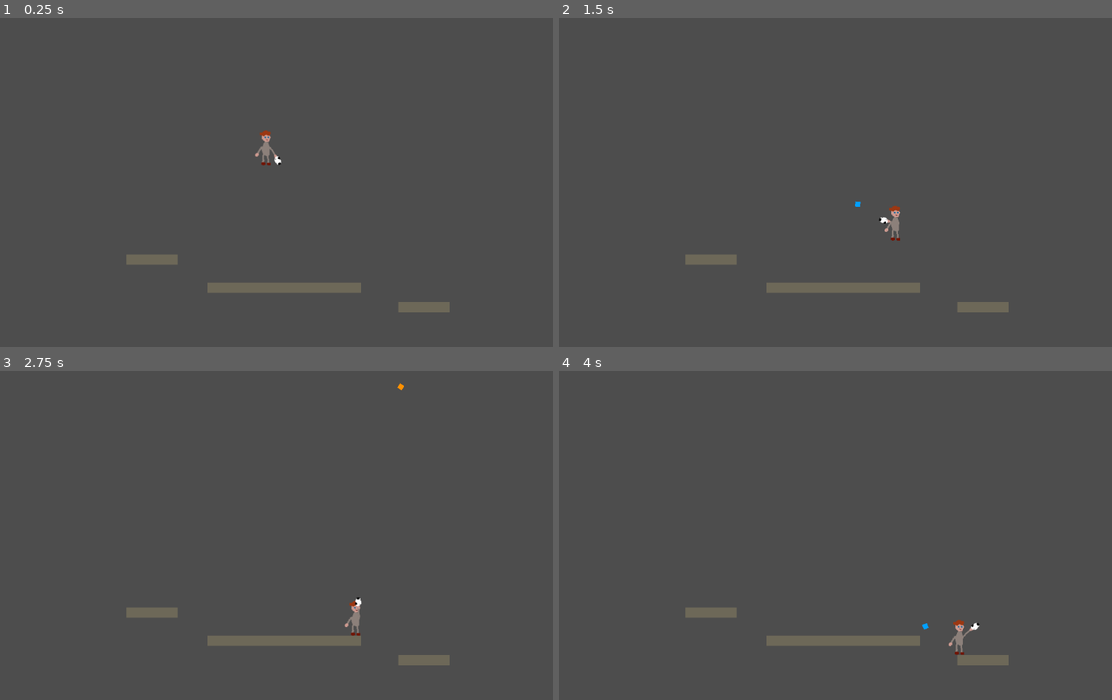
Above: before the commit, frames 1-4 (two rows, left to right).
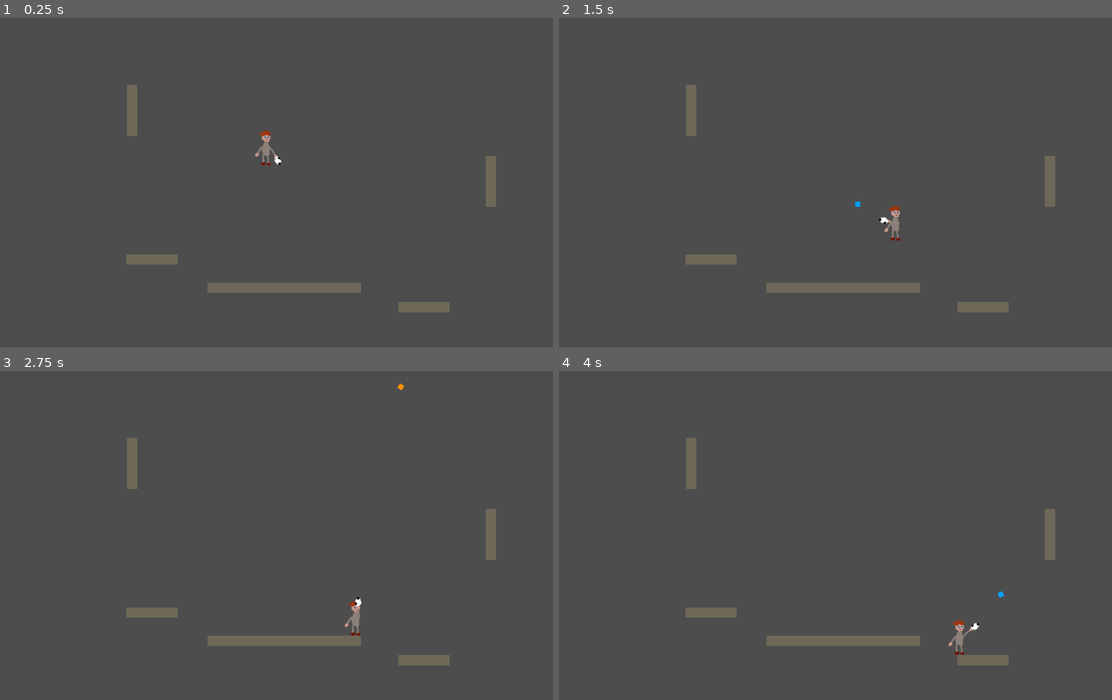
Above: after the commit, the same moments.

Repository: BenjaminMassey/PortalGodot
Game: Godot game, scene res://scenes/levels/LevelOne.tscn
Two runs of this game, one before a commit and one after it. Both use one fixed random seed, a clock stepped at 60 frames per second and the inputs below.
Inputs (mouse positions are in pixels of both pictures, inside the frame that each line leads up to):
- Up to frame 1 (0.25 s): no input
- Up to frame 2 (1.5 s): move the mouse to (979, 166) at 0.52 s; hold D (move_right) 0.53-1.28 s; tap Space (jump) at 0.6, 0.77, 1.07 s; move the mouse to (730, 198) at 1.27 s; hold A (move_left) from 1.28 s (still down); click (730, 198) at 1.35 s
- Up to frame 3 (2.75 s): tap Space (jump) at 1.52, 1.55, 1.82, 2.3 s; move the mouse to (348, 463) at 2.02 s; release A (move_left) at 2.03 s; hold D (move_right) from 2.03 s (still down); right-click (348, 463) at 2.1 s
- Up to frame 4 (4 s): move the mouse to (818, 601) at 2.77 s; tap Space (jump) at 2.85, 3.02, 3.32, 3.77, 3.8 s; move the mouse to (1023, 584) at 3.52 s; release D (move_right) at 3.53 s; hold A (move_left) from 3.53 s (still down); click (1023, 584) at 3.6 s

The runs differ from the first frame. In frame 1, 0.6% of the frame differs, in the area x 22-90%, y 20-58%; in frame 2, 0.6%; in frame 3, 0.6%; in frame 4, 0.6%, in the area x 22-90%, y 20-79%.

Commit message:
Now we're thinking with portals!

Diff:
--- a/scenes/Player.tscn
+++ b/scenes/Player.tscn
@@ -24,7 +24,9 @@
 position = Vector2(3, 33)
 shape = SubResource("RectangleShape2D_fj0nc")
 
-[node name="PlayerCollider" type="CollisionShape2D" parent="."]
+[node name="PlayerArea" type="Area2D" parent="." groups=["player"]]
+
+[node name="PlayerCollider" type="CollisionShape2D" parent="PlayerArea"]
 position = Vector2(3, 0)
 shape = SubResource("CapsuleShape2D_kexhu")
 
--- a/scenes/levels/LevelOne.tscn
+++ b/scenes/levels/LevelOne.tscn
@@ -12,6 +12,14 @@
 position = Vector2(565, 532)
 scale = Vector2(30, 2)
 
+[node name="Wall (Left)" parent="." instance=ExtResource("2_uh7tm")]
+position = Vector2(267.525, 185.09)
+scale = Vector2(2, 10)
+
+[node name="Wall (Right)" parent="." instance=ExtResource("2_uh7tm")]
+position = Vector2(968.87, 324.3)
+scale = Vector2(2, 10)
+
 [node name="Platform (Left)" parent="." instance=ExtResource("2_uh7tm")]
 position = Vector2(307, 477)
 scale = Vector2(10, 2)
--- a/scripts/Player.gd
+++ b/scripts/Player.gd
@@ -19,8 +19,20 @@
 
 func init_grounded_signals() -> void:
 	var area := $FeetArea as Area2D
-	area.connect("area_entered", func check(area): is_grounded = true)
-	area.connect("area_exited", func check(area): is_grounded = false)
+	area.connect("area_entered", area_entered)
+	area.connect("area_exited", area_exited)
+
+func area_entered(area: Area2D) -> void:
+	if area.is_in_group("player") || \
+		area.is_in_group("primary_portal") || area.is_in_group("secondary_portal"):
+		return
+	is_grounded = true
+
+func area_exited(area: Area2D) -> void:
+	if area.is_in_group("player") || \
+		area.is_in_group("primary_portal") || area.is_in_group("secondary_portal"):
+		return
+	is_grounded = false
 
 func _physics_process(delta: float) -> void:
 	reset()
--- a/scripts/Portal.gd
+++ b/scripts/Portal.gd
@@ -11,12 +11,25 @@
 	self.connect("area_entered", area_check)
 
 func area_check(area: Area2D) -> void:
-	if !moving:
-		return
-	if area.is_in_group("primary_portal") || area.is_in_group("secondary_portal"):
-		area.queue_free()
+	if moving:
+		if area.is_in_group("primary_portal") || area.is_in_group("secondary_portal"):
+			area.queue_free()
+		else:
+			moving = false
 	else:
-		moving = false
+		if area.is_in_group("player"):
+			var target_group: String = ""
+			if self.is_in_group("primary_portal"):
+				target_group = "secondary_portal"
+			elif self.is_in_group("secondary_portal"):
+				target_group = "primary_portal"
+			if !target_group.is_empty():
+				var target_portal := self.get_parent().get_tree().get_first_node_in_group(target_group) as Portal
+				if target_portal && !target_portal.moving:
+					var player := area.owner as Player
+					player.global_position = target_portal.global_position + Vector2(0, -75)
+					player.is_grounded = false
+					player.jump_frame = 0
 
 func _physics_process(delta: float) -> void:
 	if moving:
